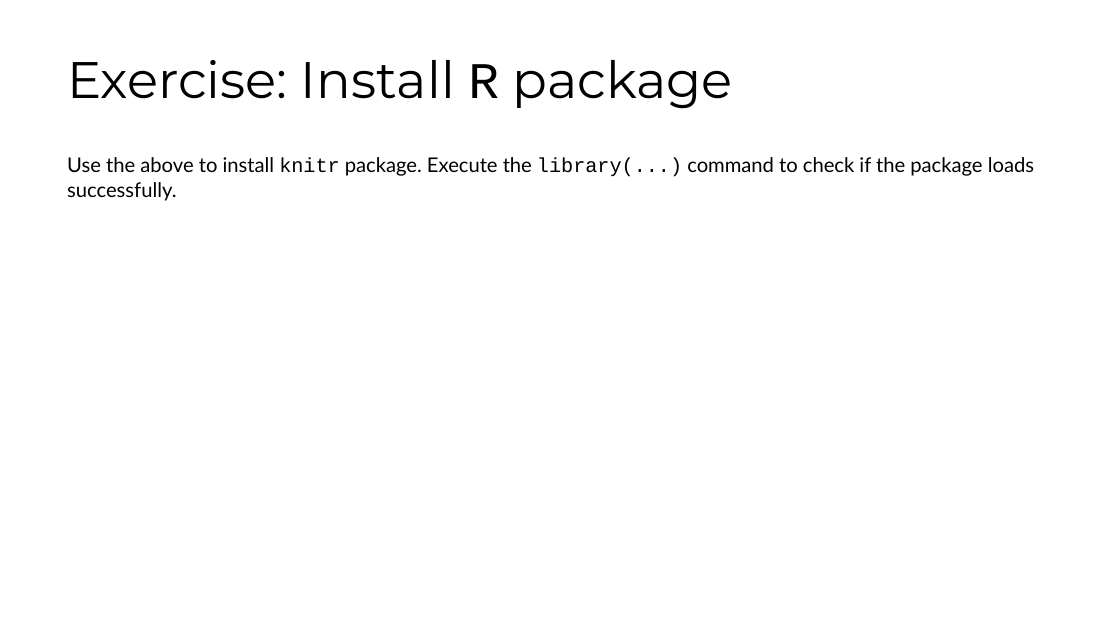
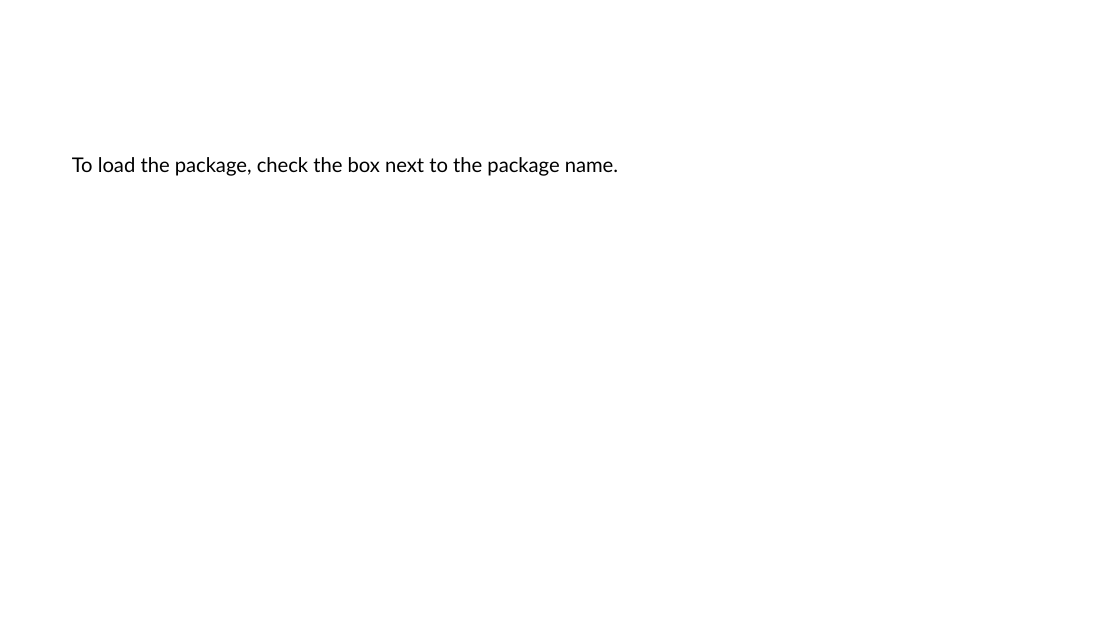
Before and after one commit to fhdsl/DaSEH, a slide deck: slide 15 of modules/Setup/Setup.pptx (slide 21 before the commit). Drawn at 1120x630 pixels with LibreOffice and Linux fonts; fonts in the diff are those of the drawing. Boxes give left, top, right and bottom in pixels: in the first picture for what was removed or moved away, otherwise in the second. Text is boxed around its words. In the diff, an @@ line names an element or a change of style, - is before the commit and + after.

```diff
--- a/modules/Setup/Setup.pptx
+++ b/modules/Setup/Setup.pptx
@@ title removed at (67,60,733,109) @@
-Exercise: Install R package
@@ text at (72,157,618,176): text changed @@
-Use the above to install knitr package. Execute the library(...) command to check if the package loads successfully.
+To load the package, check the box next to the package name.
```
Also in this commit, not shown: 7 other slides changed, 10 slides added, 10 slides removed, 8 other files.
